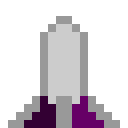
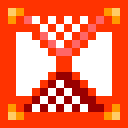
Before/after of a 128×128 layered artwork. What changed in the layer stack:
hid "Layer #2" over [8, 16, 120, 128]
showed "Layer #1", painted on it over [0, 0, 128, 128]
hid "Background" over [0, 0, 128, 128]
